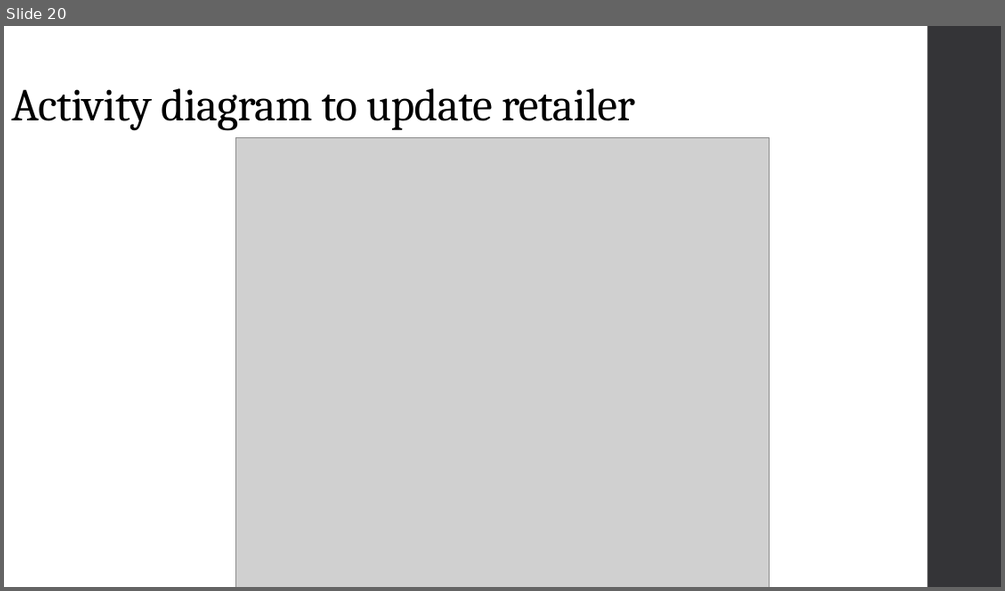
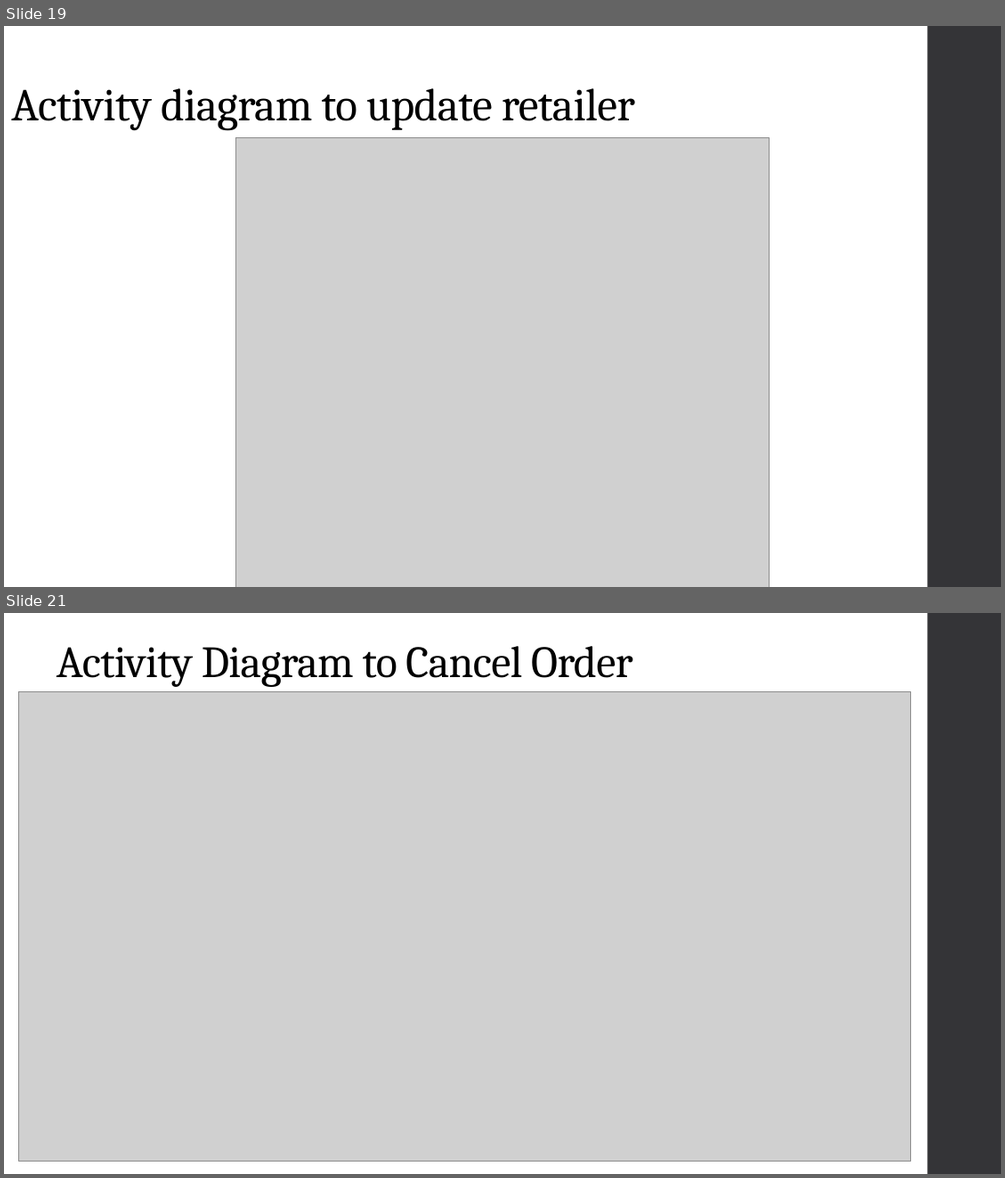
Before and after one commit to gitbestsou/Great-Outdoors, a slide deck: GreatOutdoors-Team A.pptx. Shown one above the other, each under a label of ours: slide 20 before the commit, slides 19 and 21 after it; the slides between them are not shown. The pictures are 1005x591 and 1005x1178 pixels, drawn with LibreOffice and Linux fonts; fonts in the diff are those of the drawing; grey boxes stand for pictures. Boxes give left, top, right and bottom in pixels: in the first picture for what was removed or moved away, otherwise in the second. Text is boxed around its words. In the diff, an @@ line names an element or a change of style, - is before the commit and + after.

```diff
--- a/GreatOutdoors-Team A.pptx
+++ b/GreatOutdoors-Team A.pptx
@@ slide 21 added at (x1=4, y1=613, x2=1001, y2=1174), background #FFFFFF; not listed: 1 template element that a slide beside it also shows @@
@@ text added at (x1=57, y1=646, x2=632, y2=687), 42.9 pt, text #000000 @@
+Activity Diagram to Cancel Order
@@ picture added at (x1=19, y1=691, x2=911, y2=1161) @@
@@ what was slide 20 is now slide 19 @@
```
Also in this commit, not shown: 12 other slides added.
